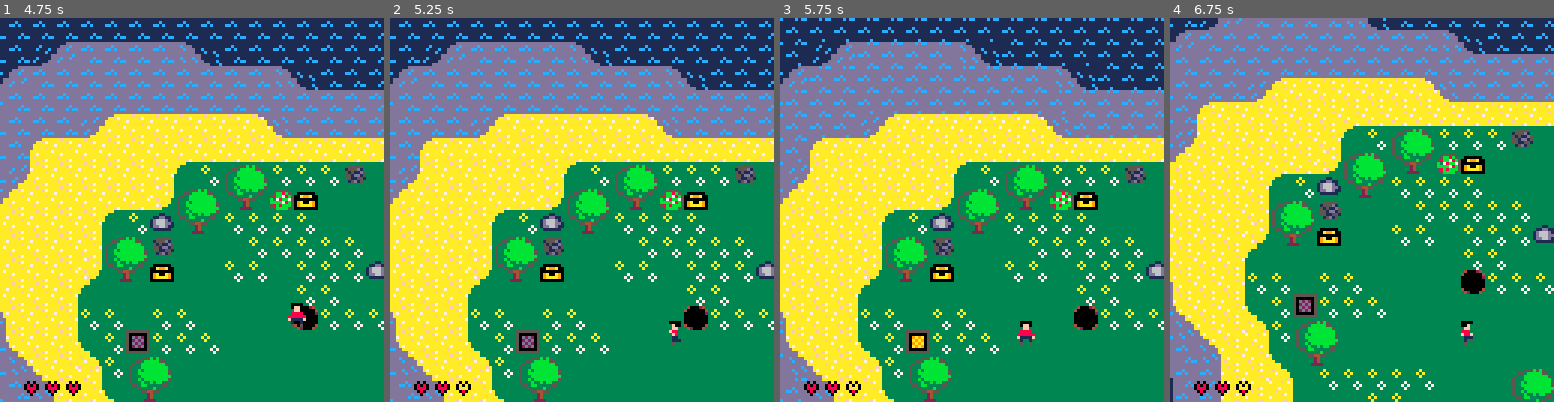
Above: before the commit, frames 1-4 (left to right).
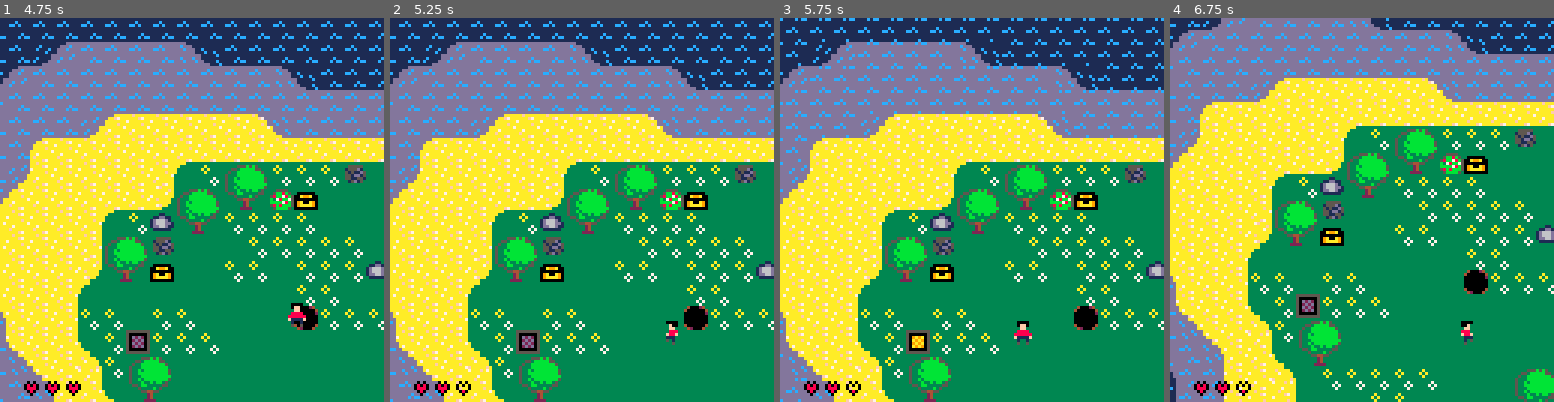
Above: after the commit, the same moments.

Repository: AbsolutRenal/Pico-8---The-Legend-of-Bobby
Game: PICO-8 cartridge bobby.p8
Same seed, same stepped clock (60 frames per second), same inputs: the game is played once before the commit and once after it.
Inputs:
- Up to frame 1 (4.75 s): tap X (X key) at 0.33, 1.07, 1.85, 2.97, 4.08 s; tap O (Z key) at 0.7, 1.7, 2.1, 2.5, 2.9, 3.3, 3.7, 4.1, 4.5 s; hold Right 1.6-2.1 s; hold Up 2.15-2.42 s; hold Right 2.47-3.03 s; hold Left 3.08-3.58 s; hold Down 3.63-3.97 s; hold Right 4.02-4.68 s; hold Up from 4.73 s (still down)
- Up to frame 2 (5.25 s): tap O (Z key) at 4.9 s; release Up at 5.03 s; hold Left from 5.08 s (still down); tap X (X key) at 5.2 s
- Up to frame 3 (5.75 s): tap O (Z key) at 5.3, 5.7 s; release Left at 5.68 s; hold Down from 5.73 s (still down)
- Up to frame 4 (6.75 s): release Down at 6.03 s; hold Right 6.08-6.58 s; tap O (Z key) at 6.1, 6.5 s; tap X (X key) at 6.32 s; hold Right from 6.63 s (still down)

Frame 1 is identical in both runs. In frame 2, 0.1% of the frame differs, in the area x 71-77%, y 78-85%; in frame 3, 0.1%; in frame 4, 20%, in the area x 0-100%, y 0-100%.

Commit message:
tweak falling anim speed

Diff:
--- a/bobby.p8
+++ b/bobby.p8
@@ -337,7 +337,7 @@
 
 function falling_anim()
  local last_safe = {x=bobby.x - bobby.sx*8, y=bobby.y - bobby.sy*8}
- teleport_bobby_stretch(true, 1, 1)
+ teleport_bobby_stretch(true, 1.5, 1.5)
  bobby.x = last_safe.x
  bobby.y = last_safe.y
  injured(hole_damage)
